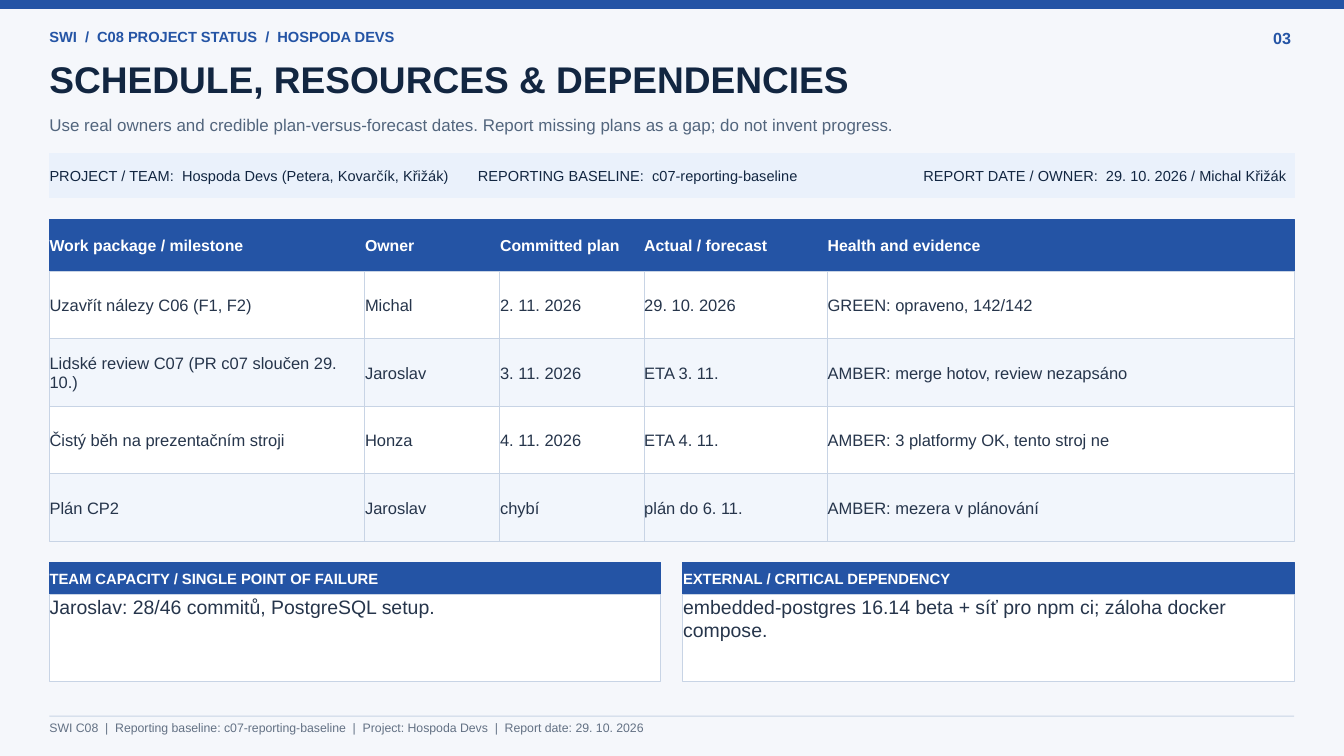
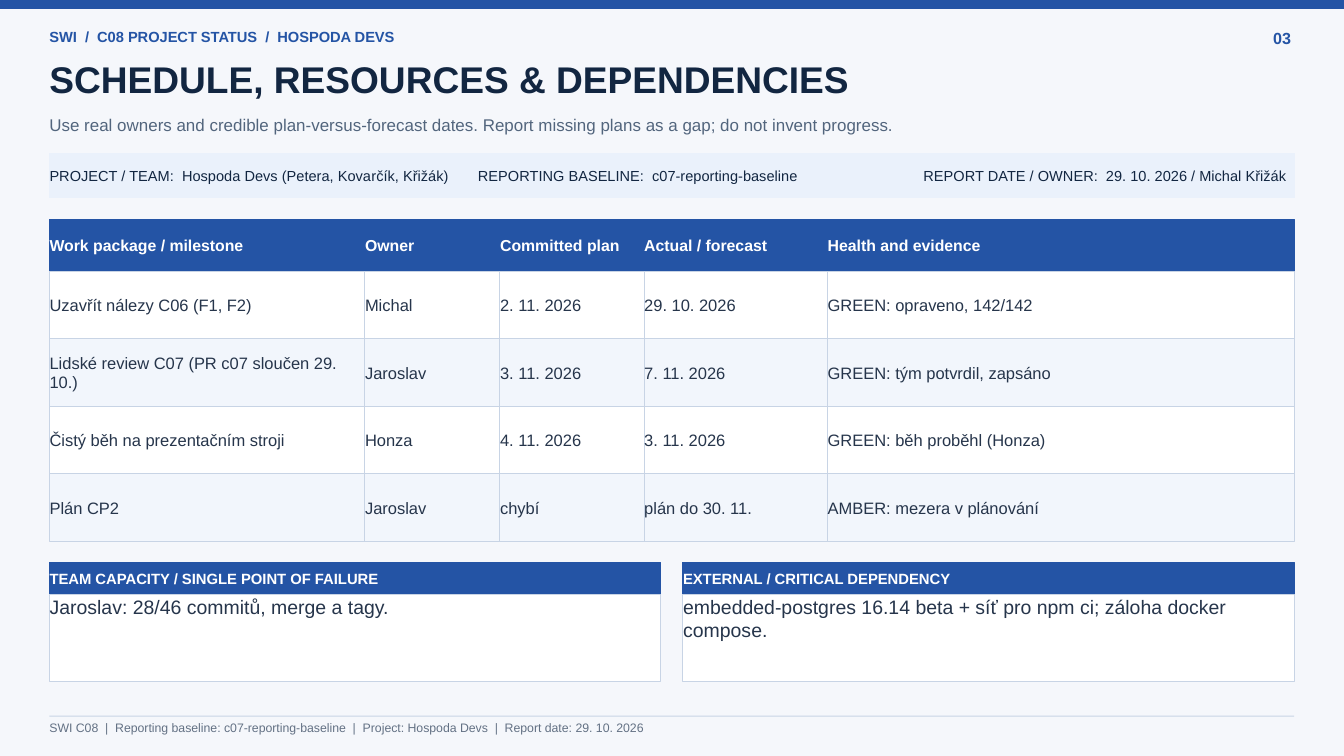
Before and after one commit to jaroslavpetera/swi_project, a slide deck: slide 3 of docs/c08-project-status.pptx. Drawn at 1344x756 pixels with LibreOffice and Linux fonts; fonts in the diff are those of the drawing. Boxes give left, top, right and bottom in pixels: in the first picture for what was removed or moved away, otherwise in the second. Text is boxed around its words. In the diff, an @@ line names an element or a change of style, - is before the commit and + after.

```diff
--- a/docs/c08-project-status.pptx
+++ b/docs/c08-project-status.pptx
@@ text in rectangle at [644,365,726,382]: text changed @@
-ETA 3. 11.
+7. 11. 2026
@@ text in rectangle at [828,367,1051,382]: text changed @@
-AMBER: merge hotov, review nezapsáno
+GREEN: tým potvrdil, zapsáno
@@ text in rectangle at [644,433,726,450]: text changed @@
-ETA 4. 11.
+3. 11. 2026
@@ text in rectangle at [828,434,1046,450]: text changed @@
-AMBER: 3 platformy OK, tento stroj ne
+GREEN: běh proběhl (Honza)
@@ text in rectangle at [644,500,752,517]: text changed @@
-plán do 6. 11.
+plán do 30. 11.
@@ text in rectangle at [50,599,389,618]: text changed @@
-Jaroslav: 28/46 commitů, PostgreSQL setup.
+Jaroslav: 28/46 commitů, merge a tagy.
```
Also in this commit, not shown: 5 other slides changed, 7 other files.
